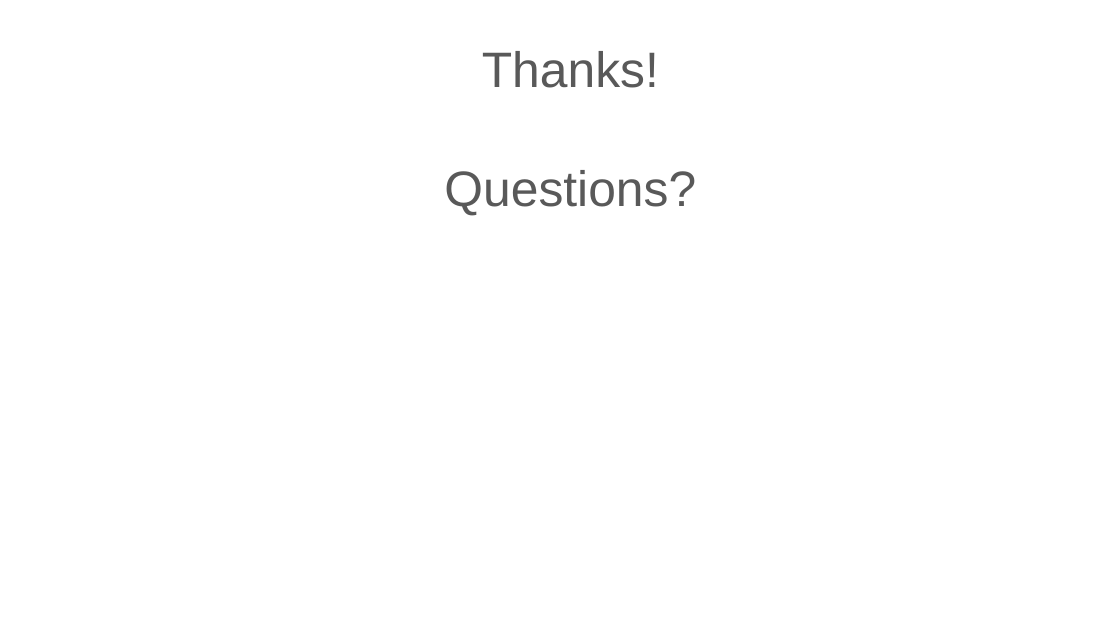
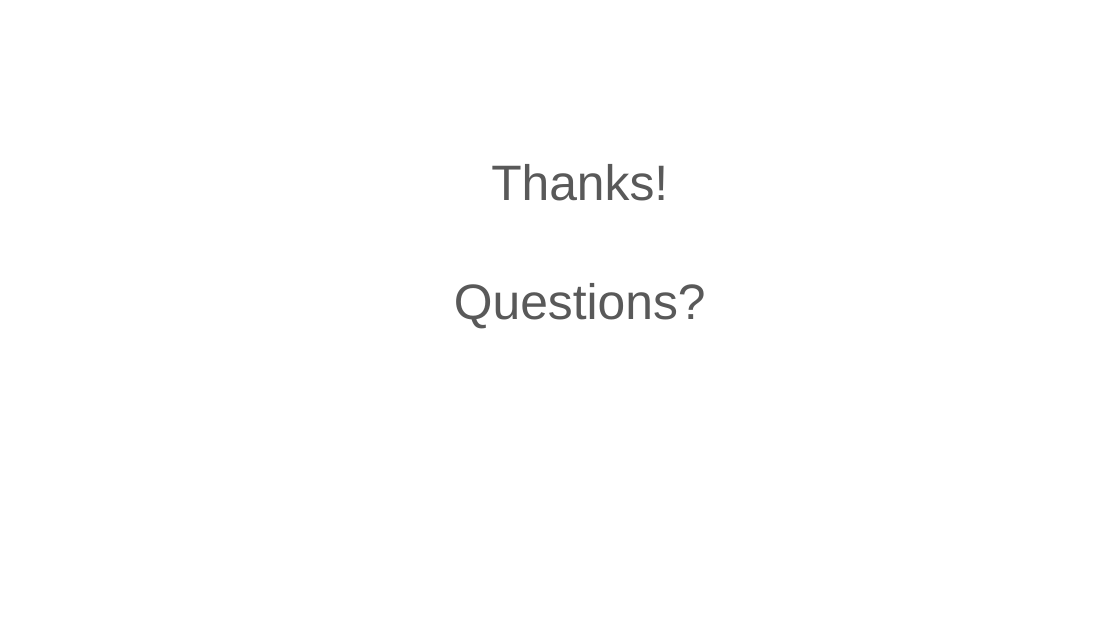
Before and after one commit to st3powers/bio5202, a slide deck: slide 16 of analysistutorial_example/AnalysisTutorial_Powers.pptx (slide 9 before the commit). Drawn at 1120x630 pixels with LibreOffice and Linux fonts; fonts in the diff are those of the drawing. Boxes give left, top, right and bottom in pixels: in the first picture for what was removed or moved away, otherwise in the second. Text is boxed around its words. In the diff, an @@ line names an element or a change of style, - is before the commit and + after.

```diff
--- a/analysistutorial_example/AnalysisTutorial_Powers.pptx
+++ b/analysistutorial_example/AnalysisTutorial_Powers.pptx
@@ text "Thanks!": place and size @@
-text "Thanks!" at [444,51,696,216]
+text "Thanks!" at [454,164,706,329]
```
Also in this commit, not shown: 8 slides added, 1 slide removed, 1 other file.
